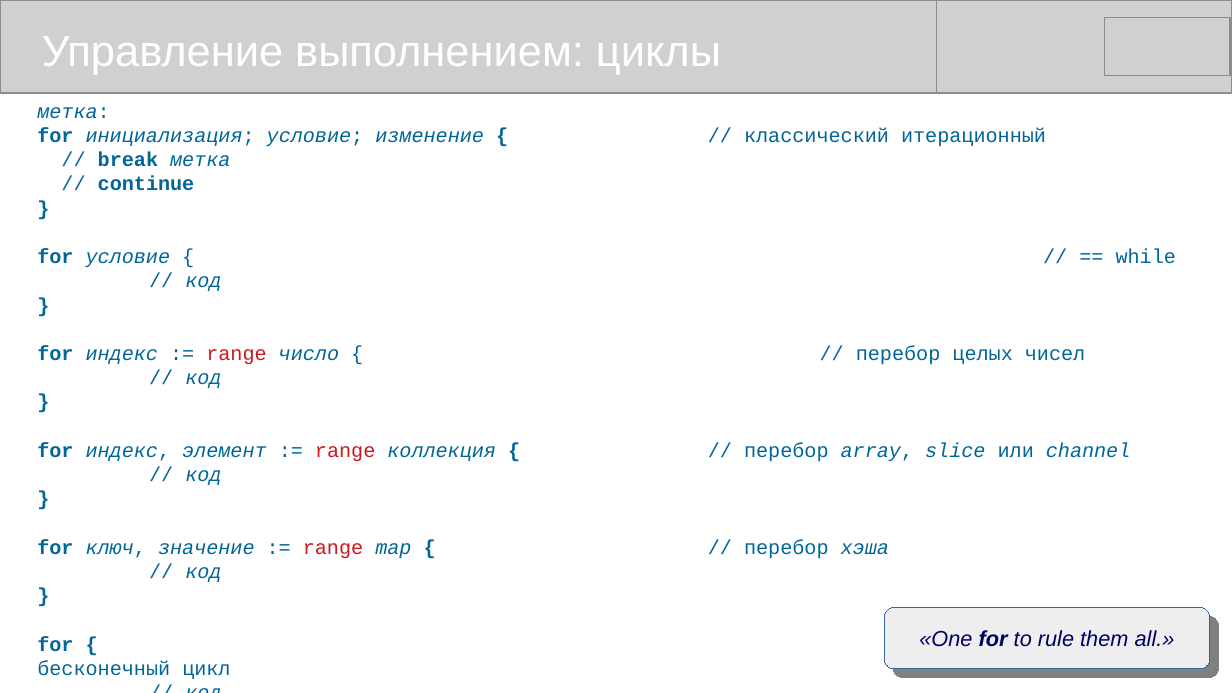
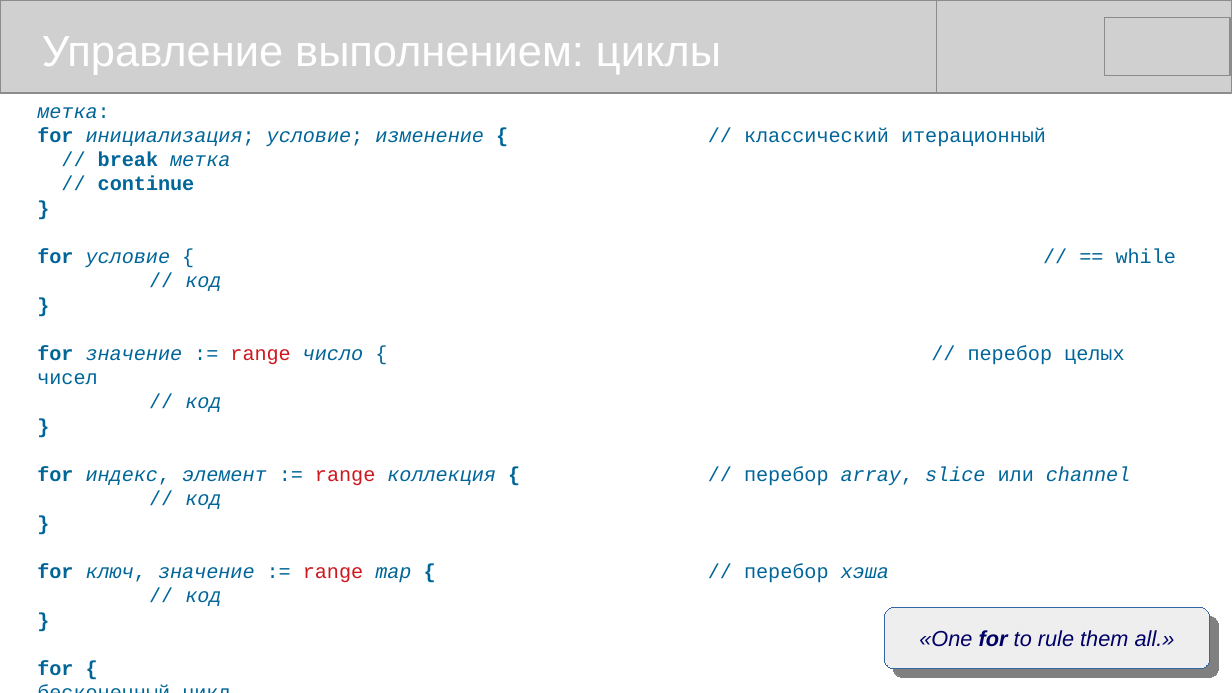
Before and after one commit to mike-shock/Go_language, a slide deck: slide 18 of Go_Review.odp. Drawn at 1232x693 pixels with LibreOffice and Linux fonts; fonts in the diff are those of the drawing; grey boxes stand for pictures. Boxes give left, top, right and bottom in pixels: in the first picture for what was removed or moved away, otherwise in the second. Text is boxed around its words. In the diff, an @@ line names an element or a change of style, - is before the commit and + after.

```diff
--- a/Go_Review.odp
+++ b/Go_Review.odp
@@ text at [37, 346, 1124, 365]: text changed @@
-for индекс := range число { // перебор целых чисел
+for значение := range число { // перебор целых чисел
```
Also in this commit, not shown: 12 other slides changed, 1 slide added, 1 other file.
